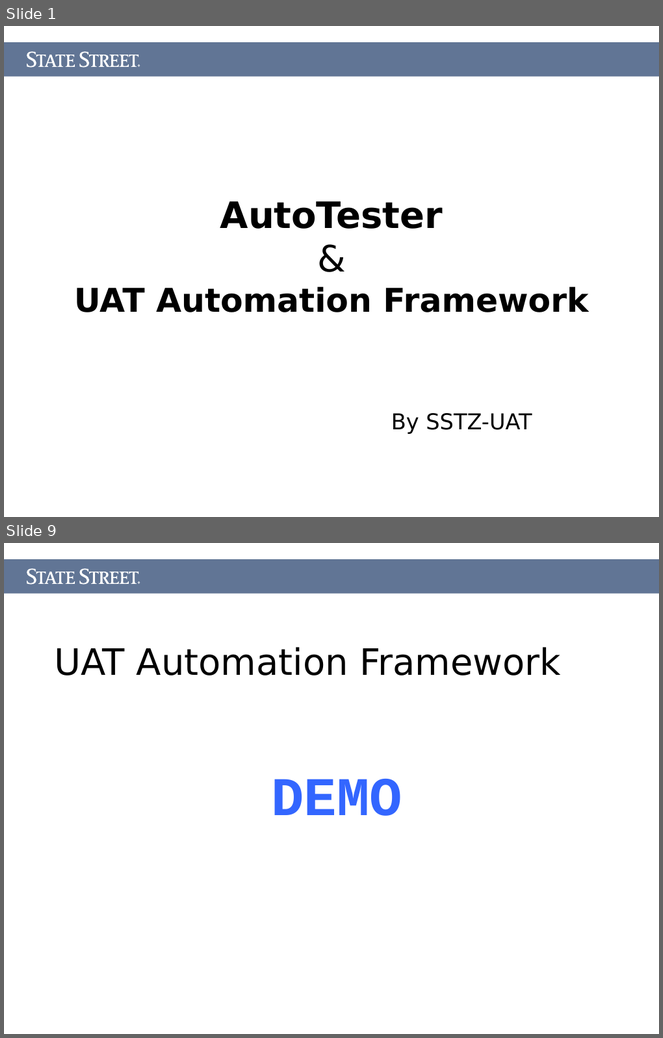
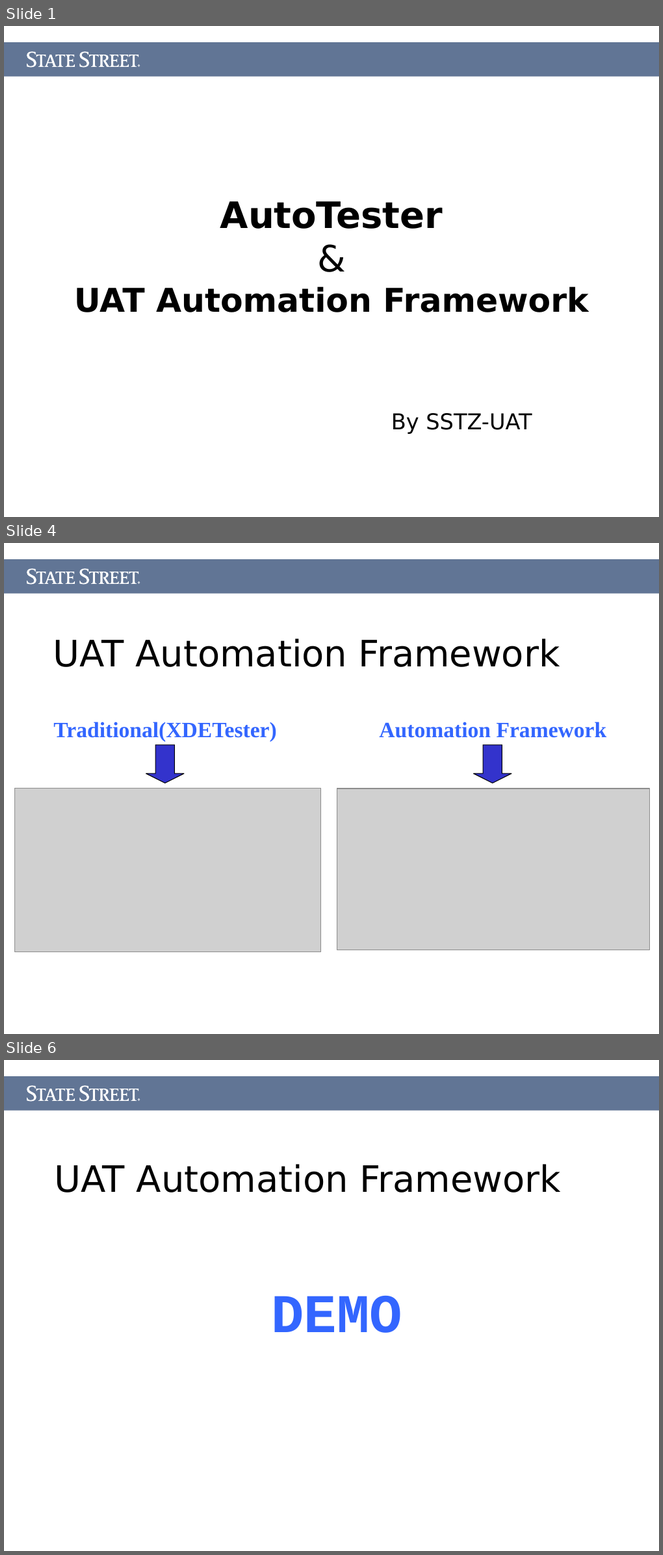
Before and after one commit to Letractively/autotester, a slide deck: Document/AutoTester.ppt. Shown one above the other, each under a label of ours: slides 1 and 9 before the commit, slides 1, 4 and 6 after it; the slides between them are not shown. The pictures are 663x1038 and 663x1555 pixels, drawn with LibreOffice and Linux fonts; fonts in the diff are those of the drawing; grey boxes stand for pictures. Boxes give left, top, right and bottom in pixels: in the first picture for what was removed or moved away, otherwise in the second. Text is boxed around its words. In the diff, an @@ line names an element or a change of style, - is before the commit and + after.

```diff
--- a/Document/AutoTester.ppt
+++ b/Document/AutoTester.ppt
@@ slide 4 added at (4, 543, 659, 1034), background #FFFFFF @@
@@ rectangle added at (4, 559, 659, 594), fill #617595 @@
@@ freeform shape added at (27, 568, 139, 585), fill #FFFFFF @@
@@ freeform shape added at (138, 581, 140, 585), fill #FFFFFF @@
@@ title added at (53, 639, 560, 667), 40 pt, text #000000 @@
+UAT Automation Framework
@@ text added at (53, 722, 607, 741), 24 pt, text #3366FF, bold @@
+Traditional(XDETester) Automation Framework
@@ down arrow added at (146, 745, 184, 783), fill #3333CC, outline #000000 0.74 pt @@
@@ down arrow added at (474, 745, 512, 783), fill #3333CC, outline #000000 0.74 pt @@
@@ picture added at (15, 789, 321, 953) @@
@@ picture added at (337, 789, 649, 951) @@
@@ what was slide 9 is now slide 6 @@
```
Also in this commit, not shown: 3 slides changed, 2 other slides added, 1 slide removed, 4 other files.
